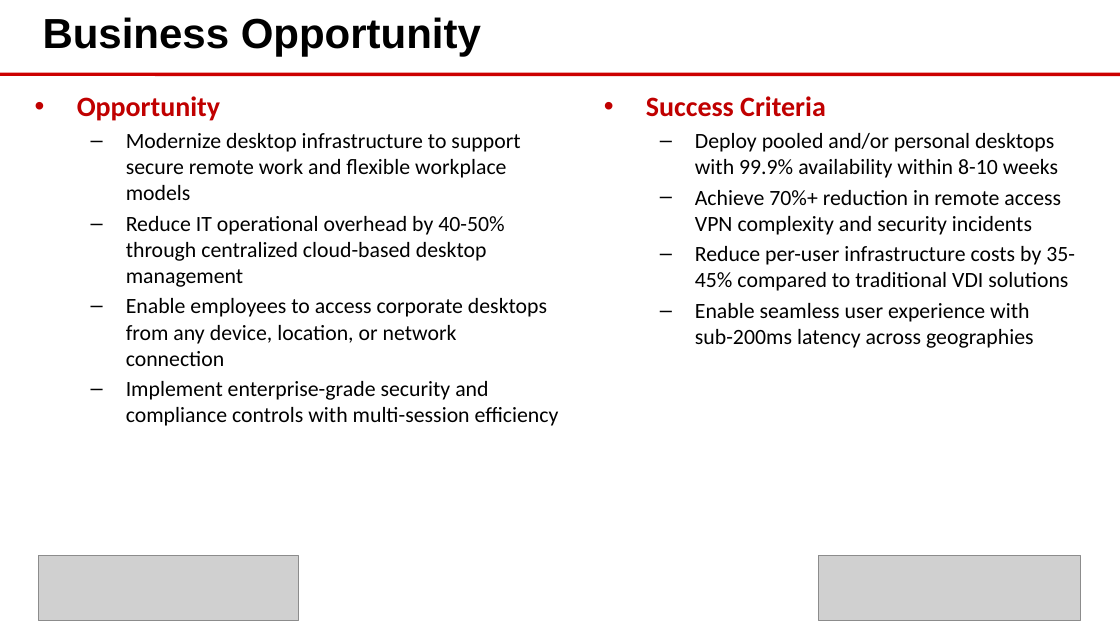
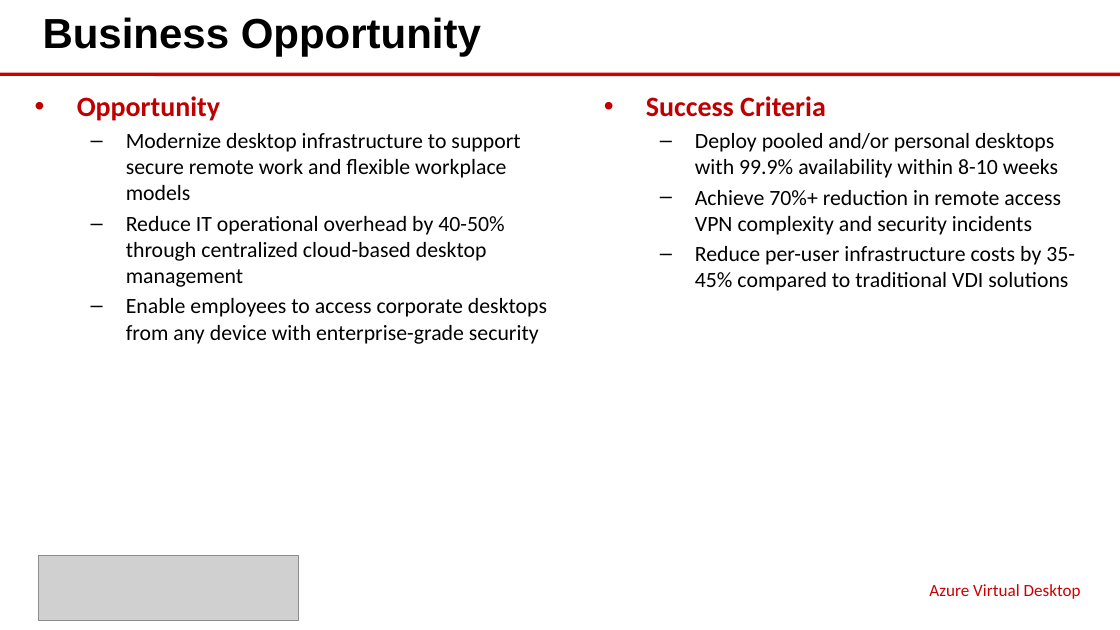
Before and after one commit to eoframework/solutions, a slide deck: slide 2 of solutions/azure/modern-workspace/virtual-desktop/presales/solution-briefing.pptx. Drawn at 1120x630 pixels with LibreOffice and Linux fonts; fonts in the diff are those of the drawing; grey boxes stand for pictures; background and template pictures are left out. Boxes give left, top, right and bottom in pixels: in the first picture for what was removed or moved away, otherwise in the second. Text is boxed around its words. In the diff, an @@ line names an element or a change of style, - is before the commit and + after.

```diff
--- a/solutions/azure/modern-workspace/virtual-desktop/presales/solution-briefing.pptx
+++ b/solutions/azure/modern-workspace/virtual-desktop/presales/solution-briefing.pptx
@@ text at (126, 298, 547, 344): text changed @@
-  – Enable employees to access corporate desktops from any device, location, or network connection
-  – Implement enterprise-grade security and compliance controls with multi-session efficiency
+  – Enable employees to access corporate desktops from any device with enterprise-grade security
@@ text at (695, 303, 1034, 348): paragraph removed @@
-  – Enable seamless user experience with sub-200ms latency across geographies
@@ picture removed at (819, 556, 1081, 620) @@
@@ text added at (929, 584, 1081, 599), 11 pt, text #CC0000 @@
+Azure Virtual Desktop
```
Also in this commit, not shown: 10 other slides changed, 11 other files.
